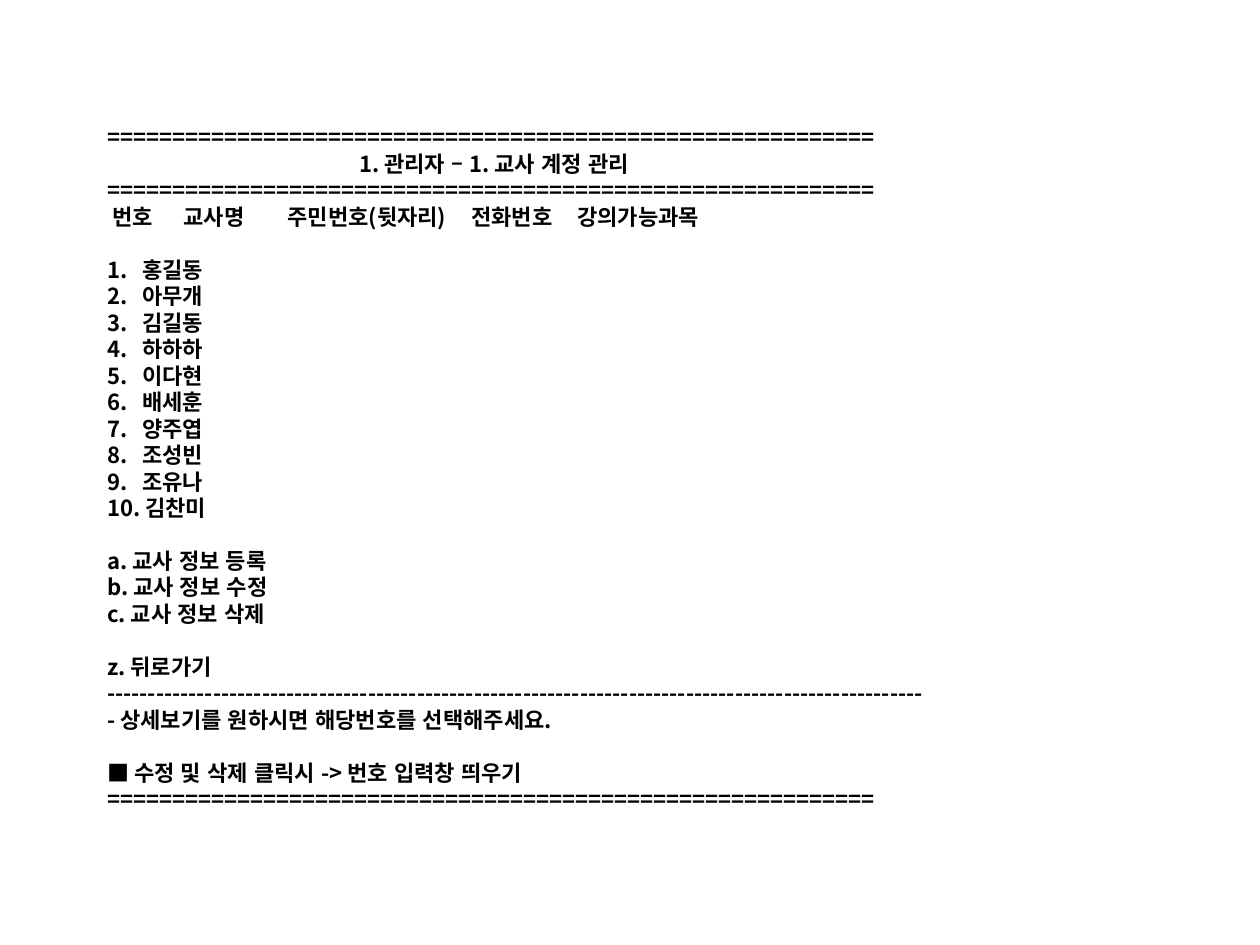
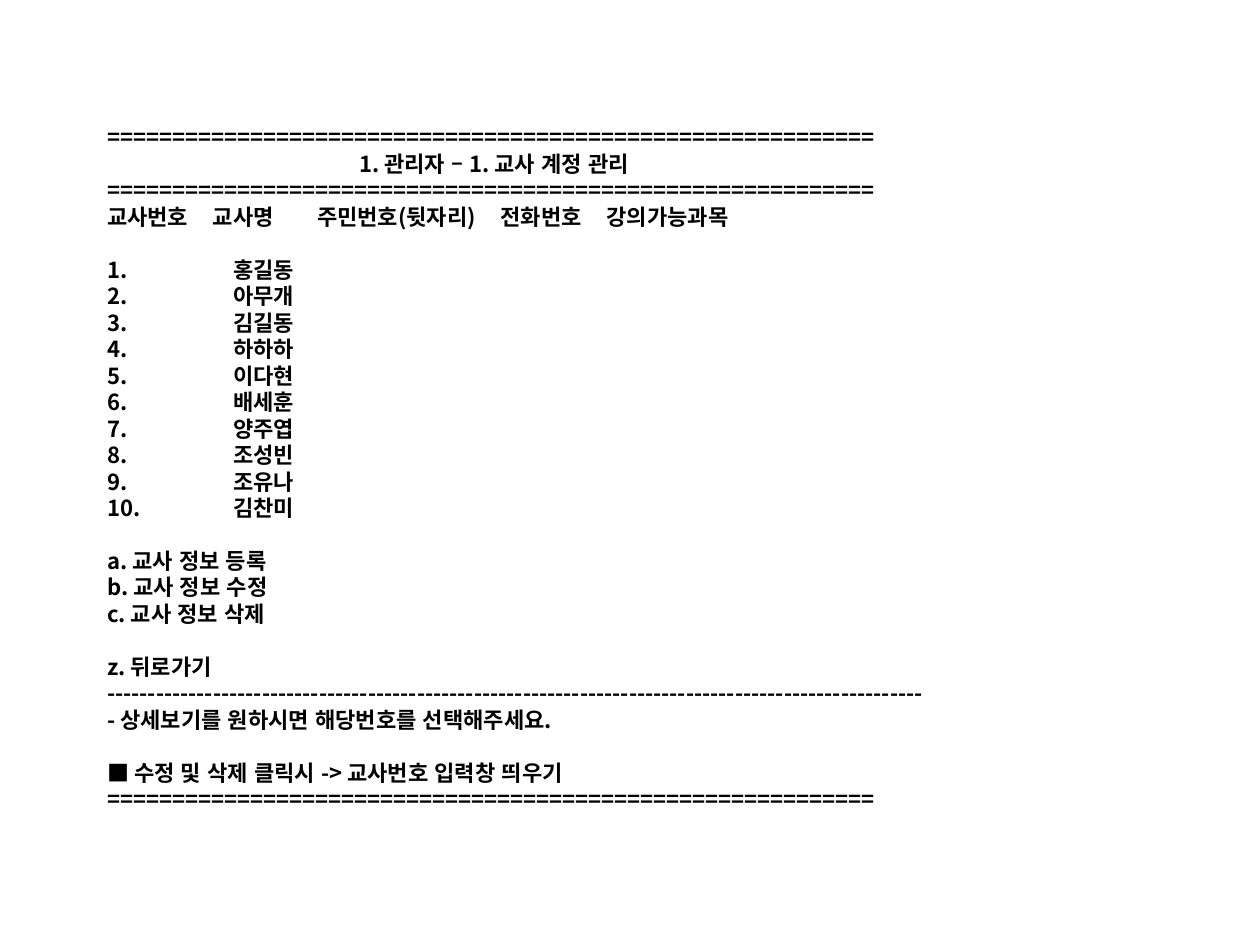
Before and after one commit to Yian-Kim/SEDU-Center, a slide deck: slide 7 of 03. 화면설계/01. 관리자/[디비2조]화면설계_관리자.pptx. Drawn at 1260x945 pixels with LibreOffice and Linux fonts; fonts in the diff are those of the drawing. Boxes give left, top, right and bottom in pixels: in the first picture for what was removed or moved away, otherwise in the second. Text is boxed around its words. In the diff, an @@ line names an element or a change of style, - is before the commit and + after.

Commit message:
Modify File [[디비2조]화면설계_관리자.pptx]
1. POWER POINT 파일 수정

- [디비2조]화면설계_관리자.pptx 파일 수정
  (03. 화면설계\01. 관리자\[디비2조]화면설계_관리자.pptx)
- 모든 메뉴 추가

```diff
--- a/03. 화면설계/01. 관리자/[디비2조]화면설계_관리자.pptx
+++ b/03. 화면설계/01. 관리자/[디비2조]화면설계_관리자.pptx
@@ title at <box>107,153,729,783</box>: text changed @@
-===========================================================
-1. 관리자 – 1. 교사 계정 관리===========================================================
-번호 교사명 주민번호(뒷자리) 전화번호 강의가능과목
-1. 홍길동
-2. 아무개
-3. 김길동
-4. 하하하
-5. 이다현
-6. 배세훈
-7. 양주엽
-8. 조성빈
-9. 조유나
-10. 김찬미
-a. 교사 정보 등록
-b. 교사 정보 수정
-c. 교사 정보 삭제
-z. 뒤로가기
-----------------------------------------------------------------------------------------------------
-- 상세보기를 원하시면 해당번호를 선택해주세요.
-■ 수정 및 삭제 클릭시 -> 번호 입력창 띄우기
-===========================================================
+===========================================================
+1. 관리자 – 1. 교사 계정 관리===========================================================
+교사번호 교사명 주민번호(뒷자리) 전화번호 강의가능과목
+1. 홍길동
+2. 아무개
+3. 김길동
+4. 하하하
+5. 이다현
+6. 배세훈
+7. 양주엽
+8. 조성빈
+9. 조유나
+10. 김찬미
+a. 교사 정보 등록
+b. 교사 정보 수정
+c. 교사 정보 삭제
+z. 뒤로가기
+----------------------------------------------------------------------------------------------------
+- 상세보기를 원하시면 해당번호를 선택해주세요.
+■ 수정 및 삭제 클릭시 -> 교사번호 입력창 띄우기
+===========================================================
```
Also in this commit, not shown: 3 other slides changed, 16 slides added.
